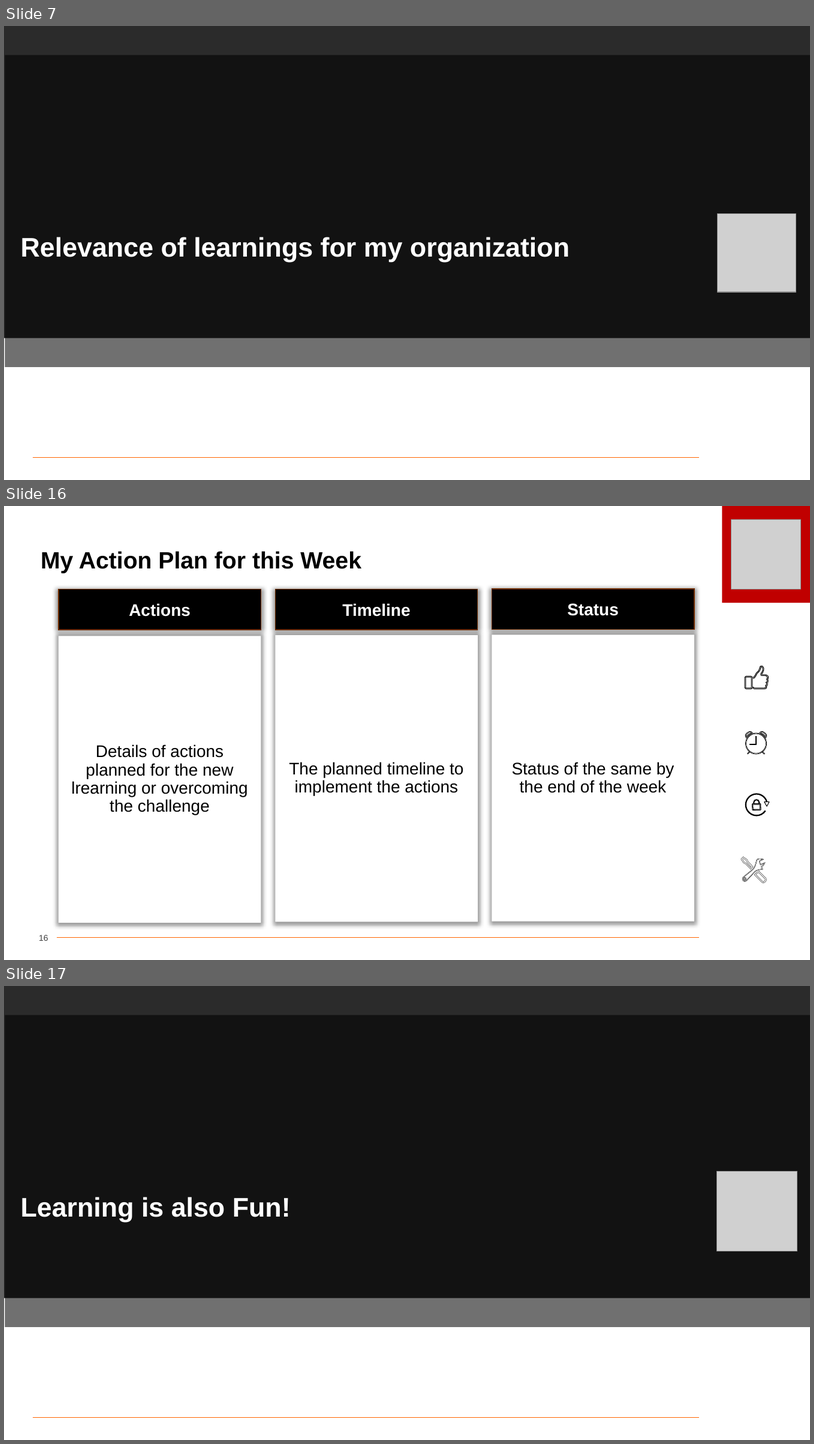
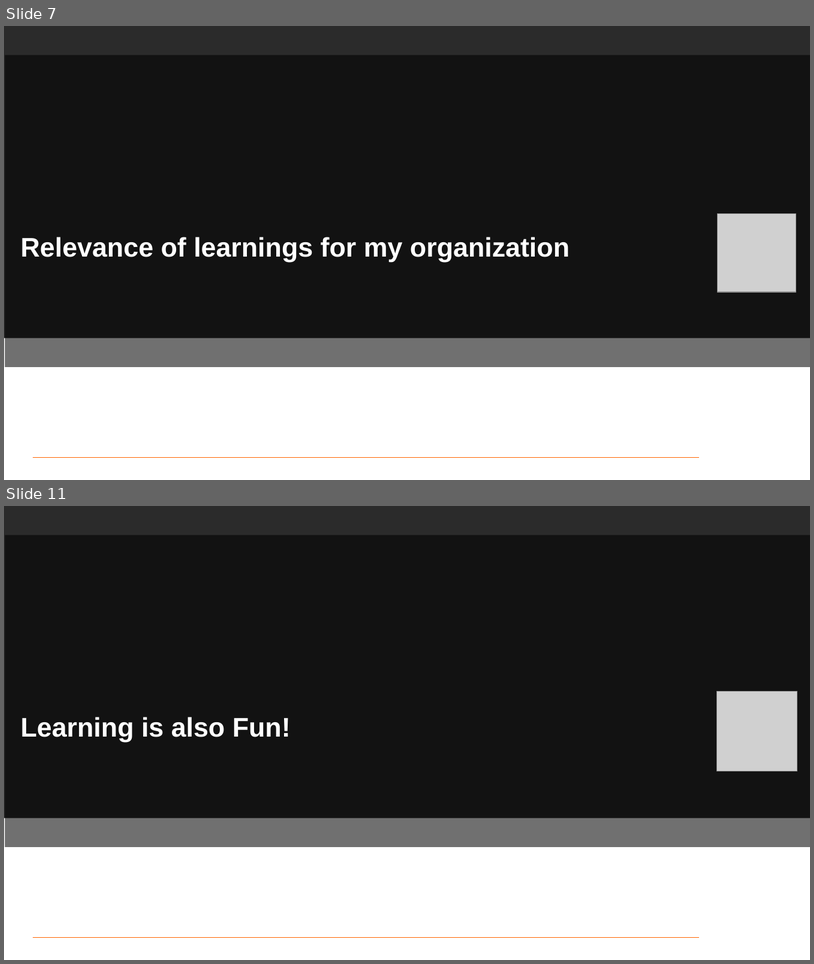
Before and after one commit to cherryycodes/unext, a slide deck: soft skills journey ppt.pptx. Shown one above the other, each under a label of ours: slides 7, 16 and 17 before the commit, slides 7 and 11 after it; the slides between them are not shown. The pictures are 814x1444 and 814x964 pixels, drawn with LibreOffice and Linux fonts; fonts in the diff are those of the drawing; grey boxes stand for pictures; background and template pictures are left out; a plain dark background stands for a picture behind light text. Boxes give left, top, right and bottom in pixels: in the first picture for what was removed or moved away, otherwise in the second. Text is boxed around its words. In the diff, an @@ line names an element or a change of style, - is before the commit and + after.

```diff
--- a/soft skills journey ppt.pptx
+++ b/soft skills journey ppt.pptx
@@ slide 16 removed at (x1=4, y1=506, x2=810, y2=960), background #FFFFFF @@
@@ rectangle removed at (x1=723, y1=506, x2=810, y2=603) @@
@@ picture removed at (x1=732, y1=520, x2=801, y2=589) @@
@@ title removed at (x1=41, y1=551, x2=362, y2=573) @@
-My Action Plan for this Week
@@ rectangle removed at (x1=59, y1=589, x2=261, y2=630) @@
-Actions
@@ rectangle removed at (x1=276, y1=589, x2=478, y2=630) @@
-Timeline
@@ rectangle removed at (x1=492, y1=589, x2=695, y2=630) @@
-Status
@@ rectangle removed at (x1=59, y1=636, x2=261, y2=923) @@
-Details of actions planned for the new lrearning or overcoming the challenge
@@ rectangle removed at (x1=276, y1=635, x2=478, y2=922) @@
-The planned timeline to implement the actions
@@ rectangle removed at (x1=492, y1=635, x2=695, y2=922) @@
-Status of the same by the end of the week
@@ ellipse removed at (x1=729, y1=653, x2=784, y2=708) @@
@@ freeform shape removed at (x1=745, y1=666, x2=768, y2=688) @@
@@ group removed at (x1=729, y1=716, x2=784, y2=771): 6 freeform shapes, 1 ellipse @@
@@ group removed at (x1=729, y1=778, x2=784, y2=832): 4 freeform shapes, 1 ellipse @@
@@ group removed at (x1=728, y1=842, x2=782, y2=896): 3 freeform shapes, 1 ellipse @@
@@ page number removed at (x1=39, y1=934, x2=48, y2=940) @@
-16
@@ line removed from (57, 937) to (699, 937) @@
@@ what was slide 17 is now slide 11 @@
```
Also in this commit, not shown: 8 slides changed, 6 other slides removed, 1 other file.
